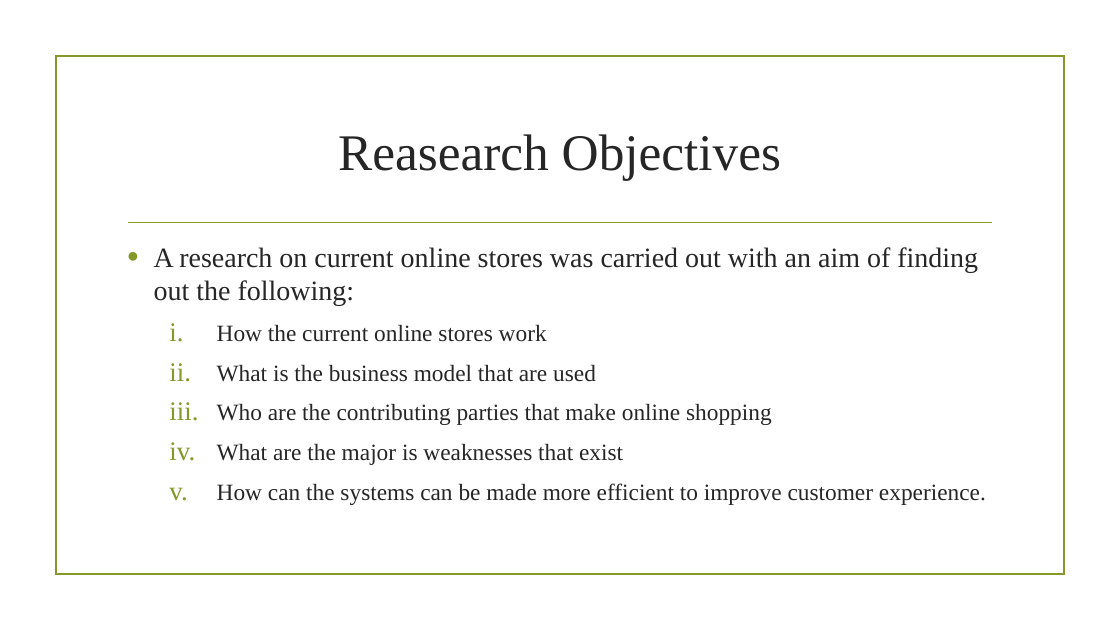
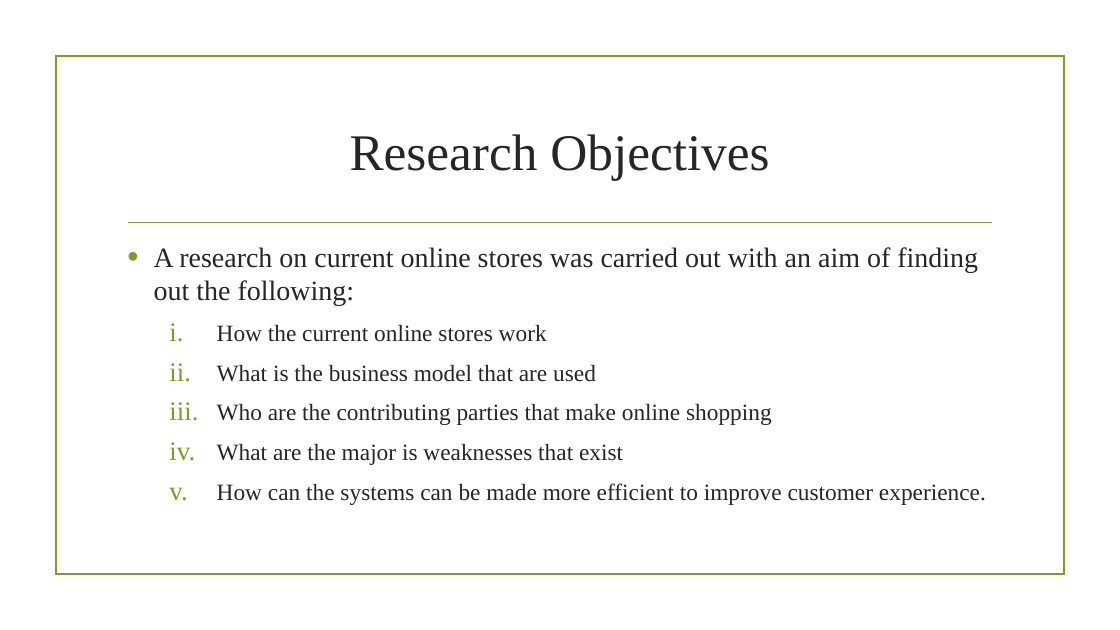
Before and after one commit to novak-jack15/IvyProject, a slide deck: slide 5 of report/ONLINE PEACE TAILORING SHOPPING STORE.pptx (slide 4 before the commit). Drawn at 1120x630 pixels with LibreOffice and Linux fonts; fonts in the diff are those of the drawing; background and template pictures are left out. Boxes give left, top, right and bottom in pixels: in the first picture for what was removed or moved away, otherwise in the second. Text is boxed around its words. In the diff, an @@ line names an element or a change of style, - is before the commit and + after.

```diff
--- a/report/ONLINE PEACE TAILORING SHOPPING STORE.pptx
+++ b/report/ONLINE PEACE TAILORING SHOPPING STORE.pptx
@@ title at (x1=350, y1=134, x2=769, y2=181): text changed @@
-Reasearch Objectives
+Research Objectives
```
Also in this commit, not shown: 5 other slides changed, 1 slide added.
